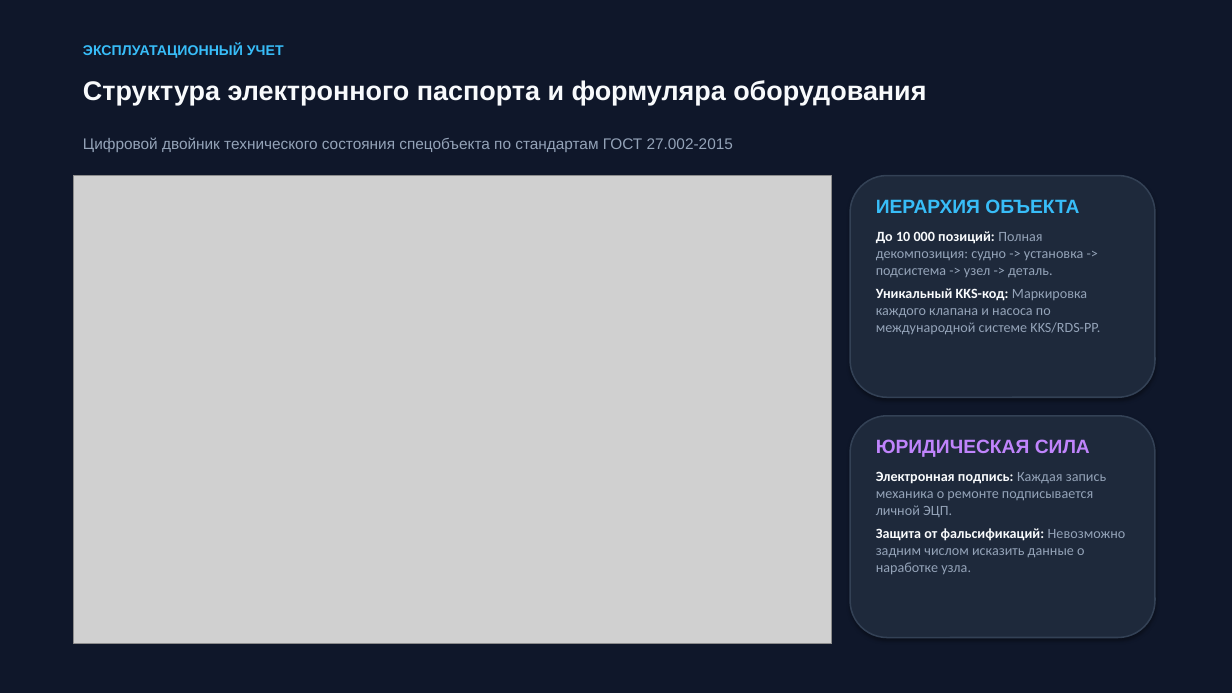
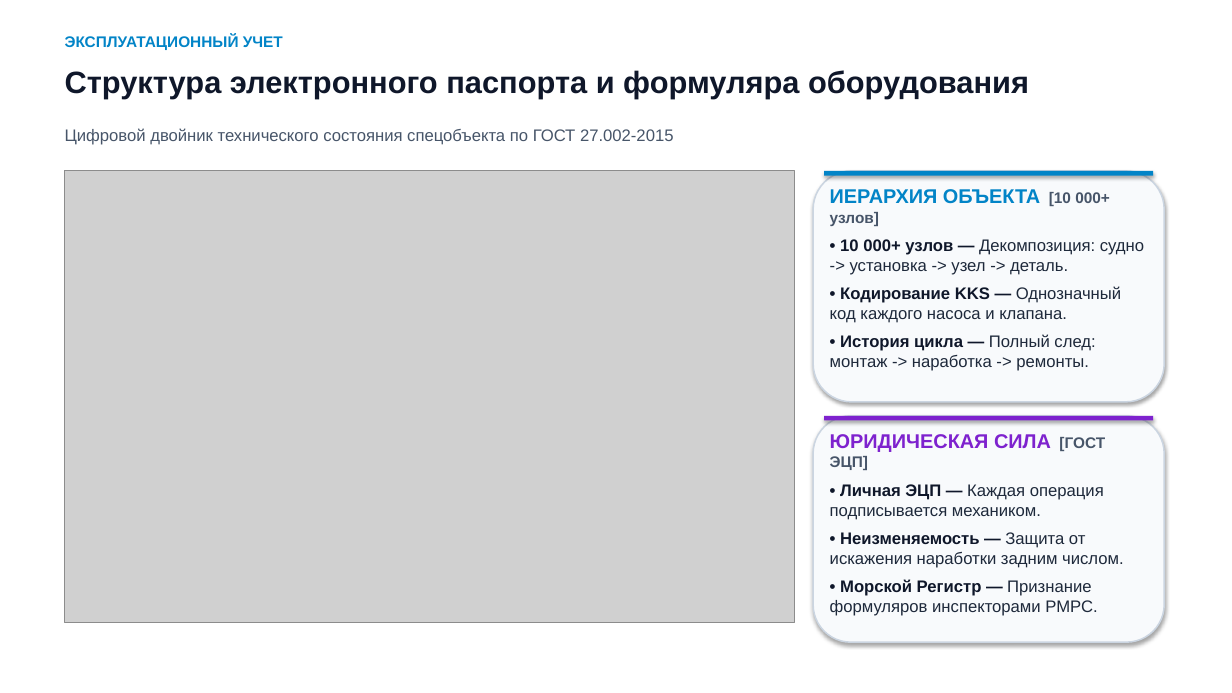
Before and after one commit to kargtx/stage5, a slide deck: slide 6 of ЭАССН/Доклад_EAM_ТРИМ_в_АССН/EAM_ТРИМ_в_АССН_Презентация.pptx. Drawn at 1232x693 pixels with LibreOffice and Linux fonts; fonts in the diff are those of the drawing; grey boxes stand for pictures. Boxes give left, top, right and bottom in pixels: in the first picture for what was removed or moved away, otherwise in the second. Text is boxed around its words. In the diff, an @@ line names an element or a change of style, - is before the commit and + after.

```diff
--- a/ЭАССН/Доклад_EAM_ТРИМ_в_АССН/EAM_ТРИМ_в_АССН_Презентация.pptx
+++ b/ЭАССН/Доклад_EAM_ТРИМ_в_АССН/EAM_ТРИМ_в_АССН_Презентация.pptx
@@ background #0F172A to #FFFFFF @@
@@ text "ЭКСПЛУАТАЦИОННЫЙ УЧЕТ": place and size @@
-text "ЭКСПЛУАТАЦИОННЫЙ УЧЕТ" at (83, 44, 284, 58)
+text "ЭКСПЛУАТАЦИОННЫЙ УЧЕТ" at (65, 35, 283, 50)
@@ text "ЭКСПЛУАТАЦИОННЫЙ УЧЕТ" at (65, 35, 283, 50): size 11 to 12 pt, text colour #38BDF8 to #0284C7 @@
@@ text "Структура электронного паспорта и формуляра ...": place and size @@
-text "Структура электронного паспорта и формуляра ..." at (83, 80, 926, 105)
+text "Структура электронного паспорта и формуляра ..." at (65, 70, 1029, 99)
@@ text "Структура электронного паспорта и формуляра ..." at (65, 70, 1029, 99): size 21 to 24 pt, text colour #F8FAFC to #0F172A @@
@@ text at (65, 128, 674, 145): text changed; size 12 to 13 pt; text colour #94A3B8 to #475569 @@
-Цифровой двойник технического состояния спецобъекта по стандартам ГОСТ 27.002-2015
+Цифровой двойник технического состояния спецобъекта по ГОСТ 27.002-2015
@@ picture: place and size @@
-picture at (74, 176, 832, 644)
+picture at (65, 171, 795, 622)
@@ rounded rectangle: place and size @@
-rounded rectangle at (850, 176, 1155, 397)
+rounded rectangle at (813, 171, 1165, 402)
@@ rounded rectangle at (813, 171, 1165, 402): fill #1E293B to #F8FAFC; outline #334155 1.2 pt to #CBD5E1 1.2 pt @@
@@ rectangle added at (824, 171, 1153, 176), fill #0284C7 @@
@@ text at (830, 189, 1144, 371): text changed; size 11 to 13 pt; font Calibri to Arial; text colour #94A3B8 to #1E293B @@
-ИЕРАРХИЯ ОБЪЕКТА
-До 10 000 позиций: Полная декомпозиция: судно -> установка -> подсистема -> узел -> деталь.
-Уникальный KKS-код: Маркировка каждого клапана и насоса по международной системе KKS/RDS-PP.
+ИЕРАРХИЯ ОБЪЕКТА [10 000+ узлов]
+• 10 000+ узлов — Декомпозиция: судно -> установка -> узел -> деталь.
+• Кодирование KKS — Однозначный код каждого насоса и клапана.
+• История цикла — Полный след: монтаж -> наработка -> ремонты.
@@ rounded rectangle at (813, 416, 1165, 642): fill #1E293B to #F8FAFC; outline #334155 1.2 pt to #CBD5E1 1.2 pt @@
@@ rounded rectangle: place and size @@
-rounded rectangle at (850, 416, 1155, 638)
+rounded rectangle at (813, 416, 1165, 642)
@@ rectangle added at (824, 416, 1153, 421), fill #7E22CE @@
@@ text at (830, 434, 1123, 616): text changed; size 11 to 13 pt; font Calibri to Arial; text colour #94A3B8 to #1E293B @@
-ЮРИДИЧЕСКАЯ СИЛА
-Электронная подпись: Каждая запись механика о ремонте подписывается личной ЭЦП.
-Защита от фальсификаций: Невозможно задним числом исказить данные о наработке узла.
+ЮРИДИЧЕСКАЯ СИЛА [ГОСТ ЭЦП]
+• Личная ЭЦП — Каждая операция подписывается механиком.
+• Неизменяемость — Защита от искажения наработки задним числом.
+• Морской Регистр — Признание формуляров инспекторами РМРС.
```
Also in this commit, not shown: 9 other slides changed, 2 slides added, 2 slides removed, 5 other files.
